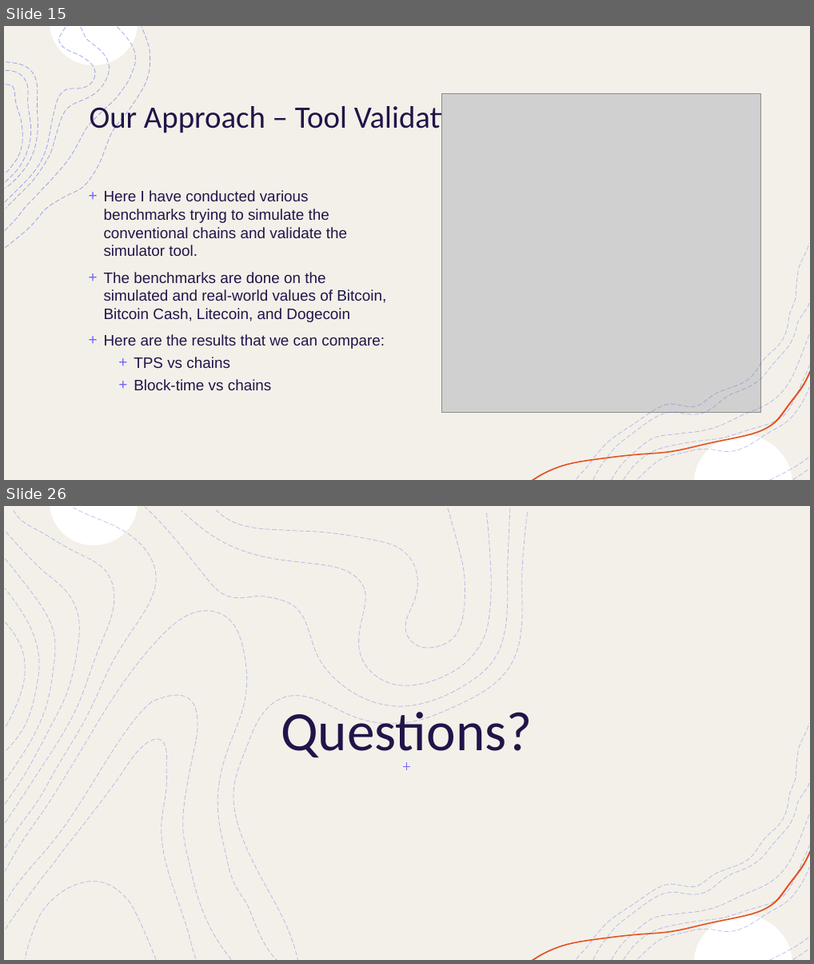
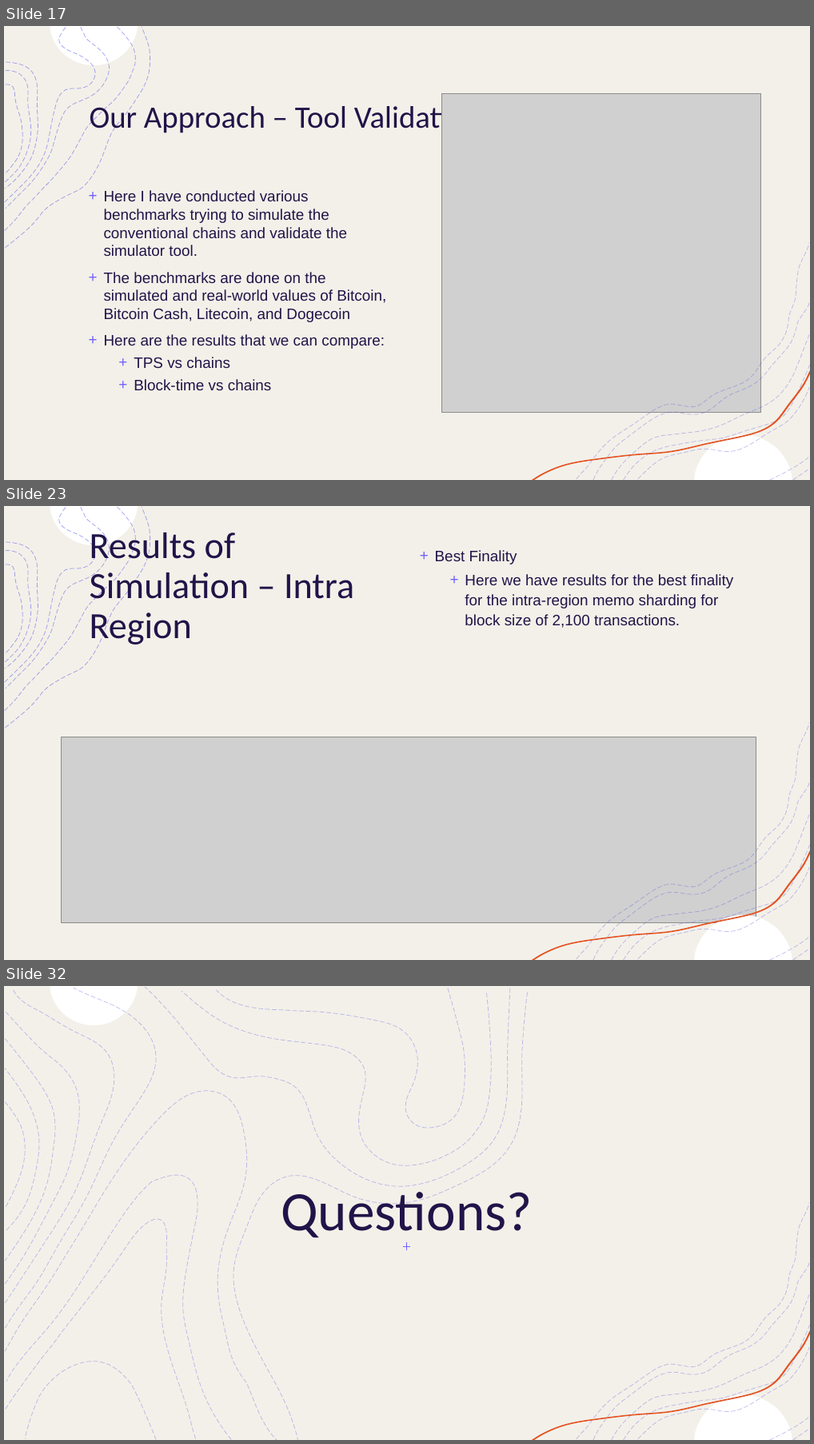
Before and after one commit to OmGandhi091611/Sharding_Simulations, a slide deck: Paper/Final Presentation.pptx. Shown one above the other, each under a label of ours: slides 15 and 26 before the commit, slides 17, 23 and 32 after it; the slides between them are not shown. The pictures are 814x964 and 814x1444 pixels, drawn with LibreOffice and Linux fonts; fonts in the diff are those of the drawing; grey boxes stand for pictures. Boxes give left, top, right and bottom in pixels: in the first picture for what was removed or moved away, otherwise in the second. Text is boxed around its words. In the diff, an @@ line names an element or a change of style, - is before the commit and + after.

```diff
--- a/Paper/Final Presentation.pptx
+++ b/Paper/Final Presentation.pptx
@@ slide 23 added at bbox=[4, 506, 810, 960], background #FFFFFF; not listed: 10 template elements that a slide beside it also shows @@
@@ rectangle added at bbox=[4, 506, 810, 960], fill #FFFFFF, outline #F2F2F2 1 pt @@
@@ rectangle added at bbox=[4, 506, 810, 960], fill #F3F0E9 @@
@@ title added at bbox=[90, 528, 354, 647], 44 pt, text #201449 @@
+Results of Simulation – Intra Region
@@ text added at bbox=[435, 550, 734, 628], 18 pt, text #201449 @@
++ Best Finality
+  + Here we have results for the best finality for the intra-region memo sharding for block size of 2,100 transactions.
@@ group added at bbox=[5, 506, 150, 728]: 8 freeform shapes @@
@@ picture added at bbox=[61, 736, 757, 923] @@
@@ group added at bbox=[532, 723, 810, 960]: 9 freeform shapes @@
@@ what was slide 15 is now slide 17 @@
@@ what was slide 26 is now slide 32 @@
```
Also in this commit, not shown: 4 slides changed, 10 other slides added, 5 slides removed.
